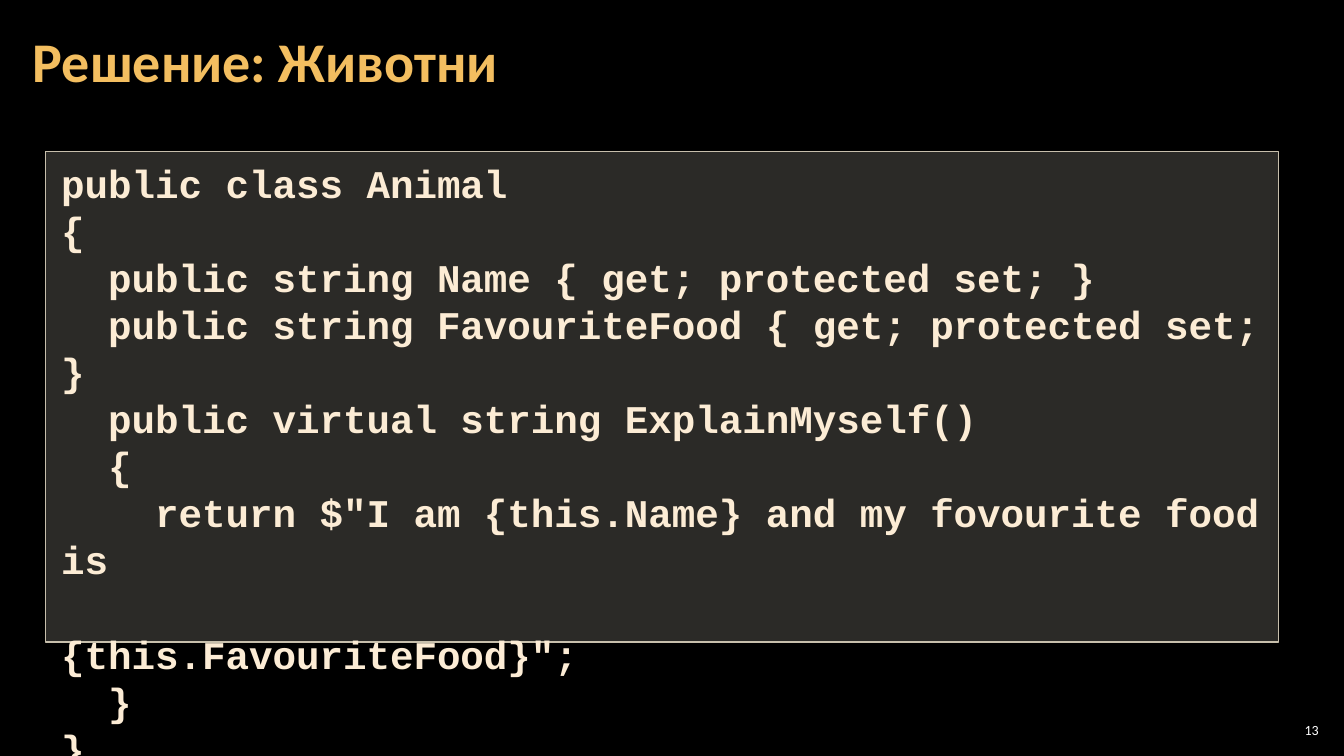
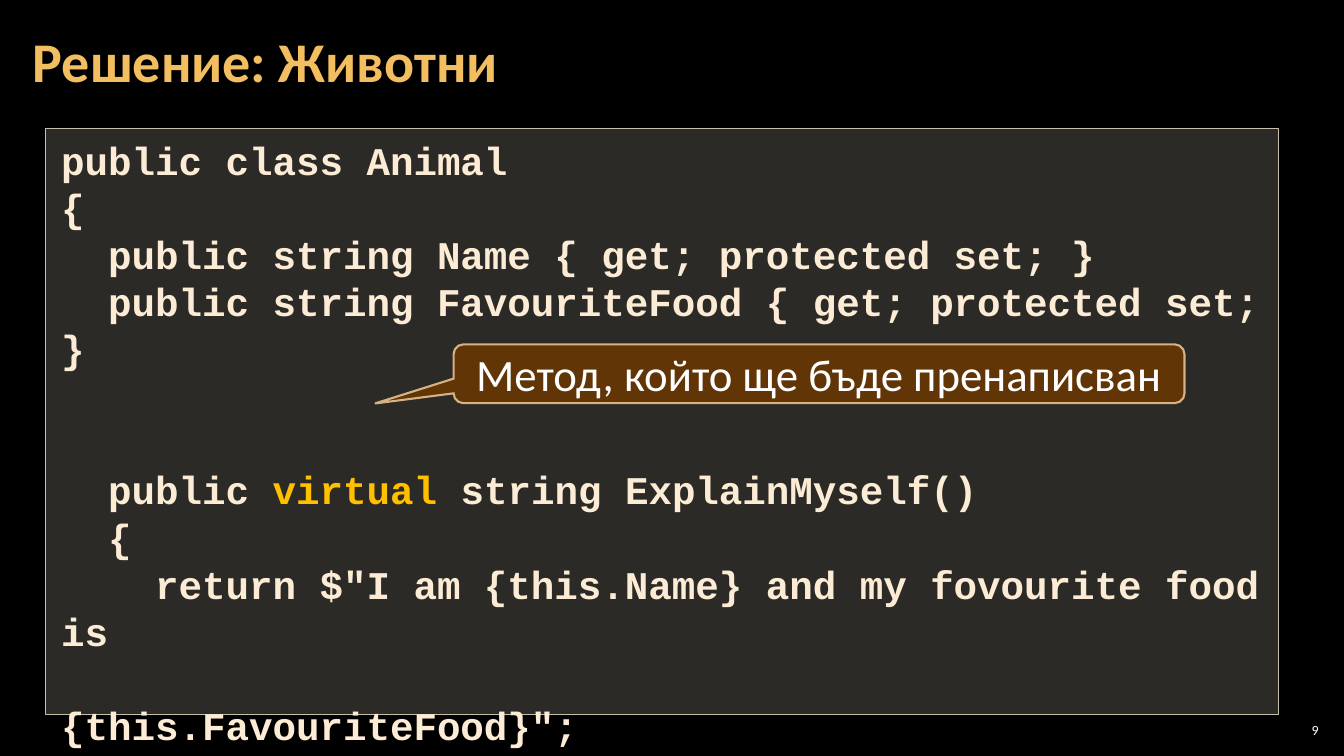
Before and after one commit to BG-IT-Edu/Free-Content, a slide deck: slide 9 of dmanolov/Информатика 11 клас, ПП (C#)/М1.Обектно-ориентирано проектиране и програмиране/06.Полиморфизъм/06.Полиморфизъм.pptx (slide 13 before the commit). Drawn at 1344x756 pixels with LibreOffice and Linux fonts; fonts in the diff are those of the drawing; background and template pictures are left out. Boxes give left, top, right and bottom in pixels: in the first picture for what was removed or moved away, otherwise in the second. Text is boxed around its words. In the diff, an @@ line names an element or a change of style, - is before the commit and + after.

```diff
--- a/dmanolov/Информатика 11 клас, ПП (C#)/М1.Обектно-ориентирано проектиране и програмиране/06.Полиморфизъм/06.Полиморфизъм.pptx
+++ b/dmanolov/Информатика 11 клас, ПП (C#)/М1.Обектно-ориентирано проектиране и програмиране/06.Полиморфизъм/06.Полиморфизъм.pptx
@@ rectangle "public class Animal": place and size @@
-rectangle "public class Animal" at bbox=[45, 151, 1278, 642]
+rectangle "public class Animal" at bbox=[45, 128, 1278, 714]
@@ rounded speech box added at bbox=[454, 345, 1185, 403], fill #663606 at 95% opacity, outline #F8D49E 1.5 pt, 32 pt, text #FFFFFF @@
+Метод, който ще бъде пренаписван
@@ text in rectangle at bbox=[108, 476, 977, 513]: text colour #FCECD5 to #FFC000 in "virtual" @@
@@ page number at bbox=[1312, 726, 1319, 735]: text changed @@
-13
+9
```
Also in this commit, not shown: 9 other slides changed, 2 slides added, 6 slides removed, 1 other file.
